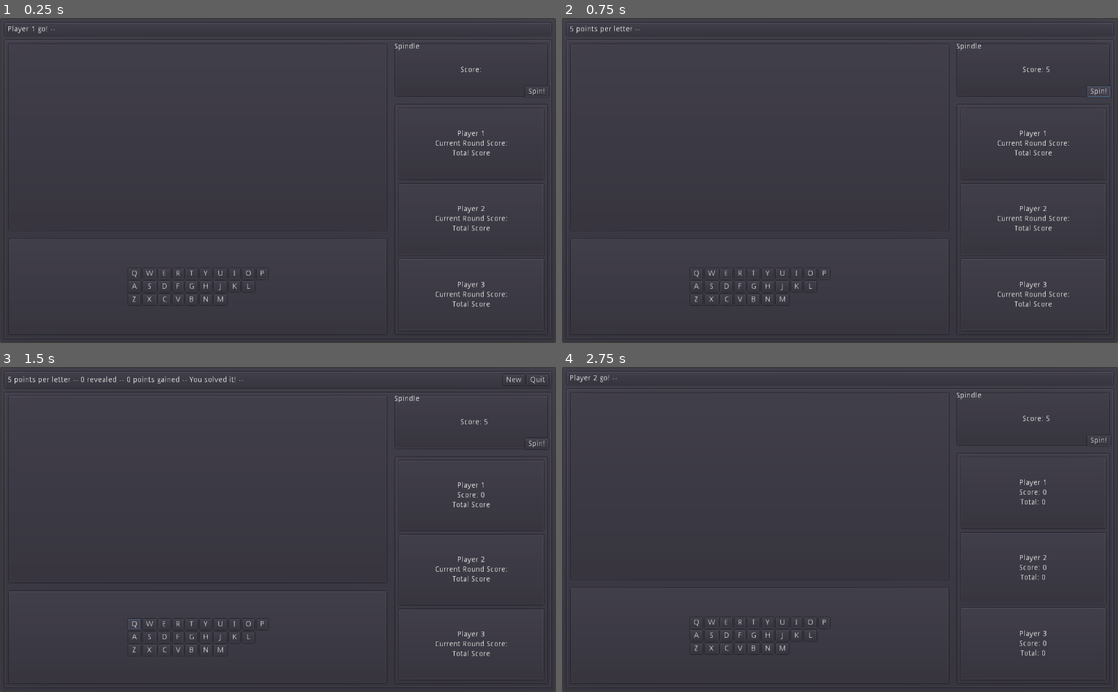
Above: before the commit, frames 1-4 (two rows, left to right).
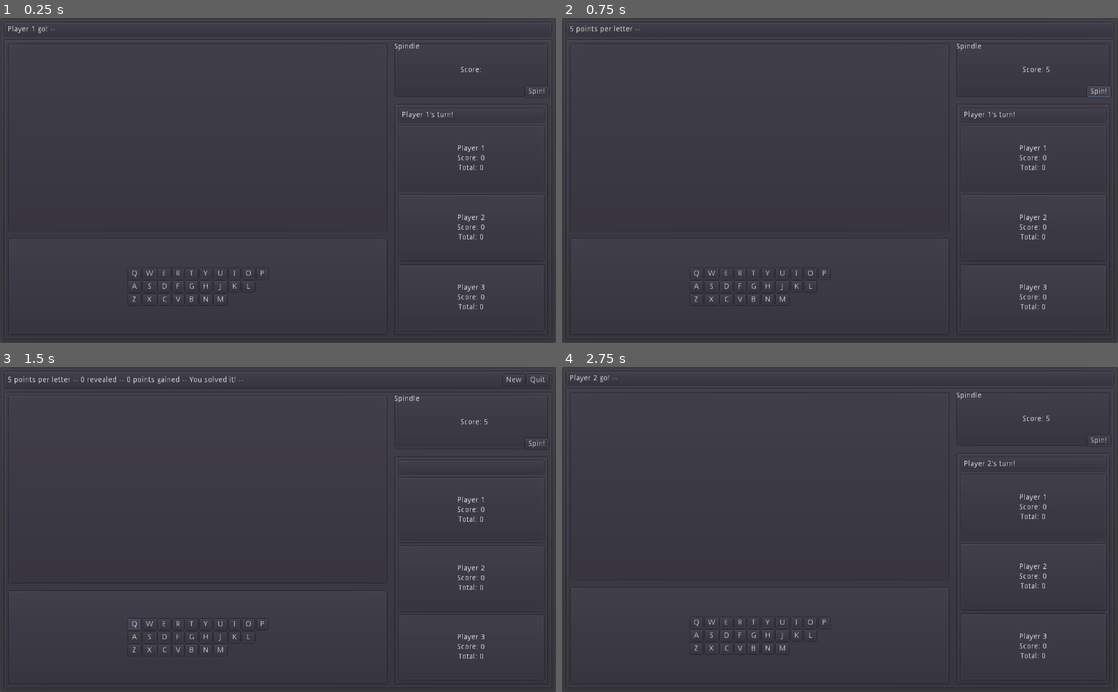
Above: after the commit, the same moments.

Repository: zacryol/spindle-of-serendipity
Game: Godot game, scene res://game/GamePanel.tscn
Same seed, same stepped clock (60 frames per second), same inputs: the game is played once before the commit and once after it. This scene is started directly instead of the project's main scene.
Inputs:
- Up to frame 1 (0.25 s): no input
- Up to frame 2 (0.75 s): click "Spin!" at 0.5 s
- Up to frame 3 (1.5 s): click "Q" at 1.25 s
- Up to frame 4 (2.75 s): click "New" at 2 s

The runs differ from the first frame. In frame 1, 0.9% of the frame differs, in the area x 71-98%, y 28-90%; in frame 2, 0.9%; in frame 3, 0.6%; in frame 4, 0.7%.
Error in both runs: Division By Zero in operator '%'. (res://system/singletons/EntryManager.gd:49)

Commit message:
Player Panel has label to show current player at all times

Diff:
--- a/game/GamePanel.gd
+++ b/game/GamePanel.gd
@@ -28,7 +28,6 @@
 
 
 func _on_NewG_pressed():
-	players.cache_scores()
 	entry_display.set_display(EntryManager.get_random_entry())
 	log_label.text = ""
 	players.start()
--- a/game/components/PlayersPanel.gd
+++ b/game/components/PlayersPanel.gd
@@ -7,6 +7,8 @@
 onready var players_array = [p1, p2, p3]
 var current_player = 0
 
+onready var p_label : Label = $PanelContainer/VBoxContainer/PanelContainer/Label
+
 const NUM_PLAYER = 3
 
 func _ready():
@@ -14,19 +16,25 @@
 	p2.set_name(GlobalVars.p2_name)
 	p3.set_name(GlobalVars.p3_name)
 
+	set_label()
+
+
 func start():
 	emit_signal("game_log", current_player().player_name + " go!")
+	cache_scores()
+	set_label()
 
 
 func _score_gained(number: int, final: bool):
 	current_player().add_to_score(number)
 	emit_signal("game_log", str(number) + " points gained")
-	current_player = wrapi(current_player + 1, 0, NUM_PLAYER)
+	advance_player()
 	if not final:
 		emit_signal("game_log", current_player().player_name + " spin!")
 	else:
 		emit_signal("game_log", "You solved it!")
 		emit_signal("pre_reset")
+		clear_label()
 
 
 func cache_scores() -> void:
@@ -39,5 +47,18 @@
 	return players_array[current_player]
 
 
+func advance_player():
+	current_player = wrapi(current_player + 1, 0, NUM_PLAYER)
+	set_label()
+
+
+func set_label():
+	p_label.text = current_player().player_name + "'s turn!"
+
+
+func clear_label():
+	p_label.text = ""
+
+
 func _on_Player_game_log(text):
 	emit_signal("game_log", text)
--- a/game/components/PlayersPanel.tscn
+++ b/game/components/PlayersPanel.tscn
@@ -21,25 +21,36 @@
 margin_right = 1017.0
 margin_bottom = 593.0
 
+[node name="PanelContainer" type="PanelContainer" parent="PanelContainer/VBoxContainer"]
+margin_right = 1010.0
+margin_bottom = 28.0
+
+[node name="Label" type="Label" parent="PanelContainer/VBoxContainer/PanelContainer"]
+margin_left = 7.0
+margin_top = 7.0
+margin_right = 1003.0
+margin_bottom = 21.0
+
 [node name="Player" parent="PanelContainer/VBoxContainer" instance=ExtResource( 1 )]
 anchor_right = 0.0
 anchor_bottom = 0.0
+margin_top = 32.0
 margin_right = 1010.0
-margin_bottom = 192.0
+margin_bottom = 214.0
 size_flags_vertical = 3
 
 [node name="Player2" parent="PanelContainer/VBoxContainer" instance=ExtResource( 1 )]
 anchor_right = 0.0
 anchor_bottom = 0.0
-margin_top = 196.0
+margin_top = 218.0
 margin_right = 1010.0
-margin_bottom = 388.0
+margin_bottom = 400.0
 size_flags_vertical = 3
 
 [node name="Player3" parent="PanelContainer/VBoxContainer" instance=ExtResource( 1 )]
 anchor_right = 0.0
 anchor_bottom = 0.0
-margin_top = 392.0
+margin_top = 404.0
 margin_right = 1010.0
 margin_bottom = 586.0
 size_flags_vertical = 3
